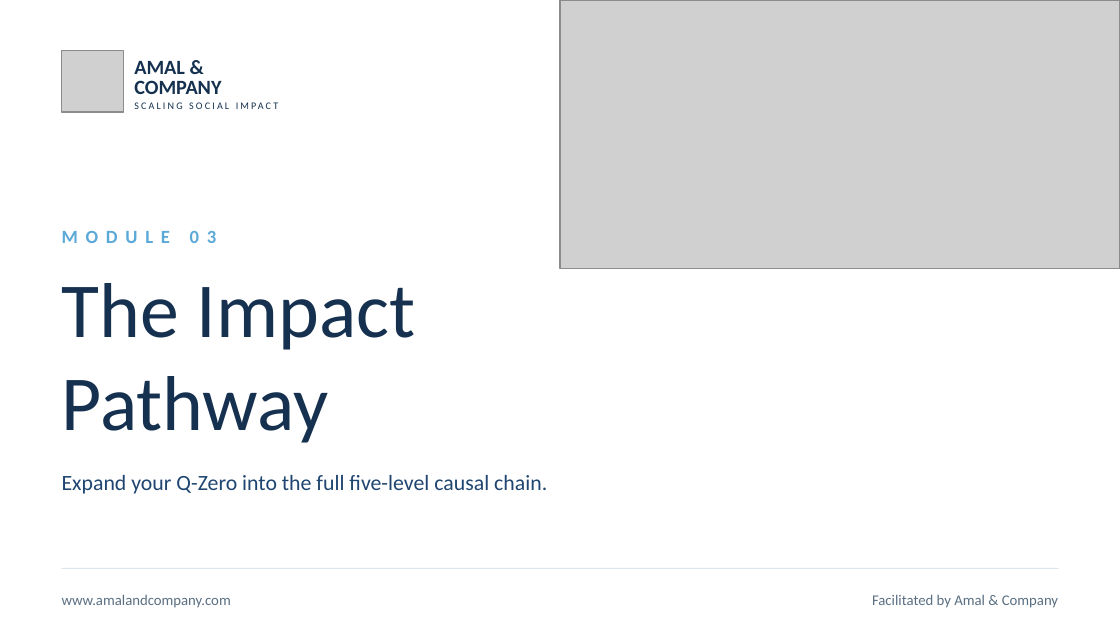
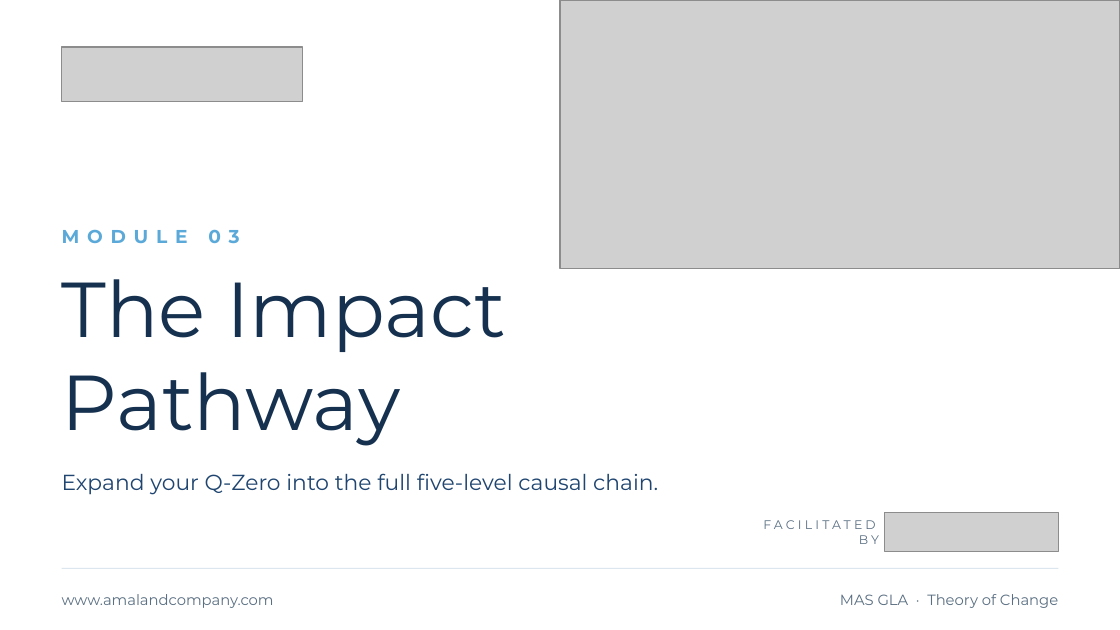
Before and after one commit to gihan-oss/TOCProgram, a slide deck: slide 1 of public/slides/module-3-impact-pathway.pptx. Drawn at 1120x630 pixels with LibreOffice and Linux fonts; fonts in the diff are those of the drawing; grey boxes stand for pictures. Boxes give left, top, right and bottom in pixels: in the first picture for what was removed or moved away, otherwise in the second. Text is boxed around its words. In the diff, an @@ line names an element or a change of style, - is before the commit and + after.

```diff
--- a/public/slides/module-3-impact-pathway.pptx
+++ b/public/slides/module-3-impact-pathway.pptx
@@ picture removed at (62,50,123,112) @@
@@ picture added at (62,47,302,101) @@
@@ text removed at (134,61,185,74) @@
-AMAL &
@@ text removed at (134,80,221,94) @@
-COMPANY
@@ text removed at (134,100,336,120) @@
-SCALING SOCIAL IMPACT
@@ text at (763,520,879,544): text changed; size 9.5 to 8 pt; font Calibri to Montserrat @@
-Facilitated by Amal & Company
+FACILITATED BY
@@ picture added at (885,513,1058,552) @@
@@ font Calibri to Montserrat in 4 elements at (62,218,510,254), (62,279,506,446), (62,473,658,495), (62,594,274,608) @@
@@ text added at (840,594,1058,608), 9.5 pt, text #5A6F82 @@
+MAS GLA · Theory of Change
```
Also in this commit, not shown: 12 other slides changed, 11 slides added, 2 slides removed.
